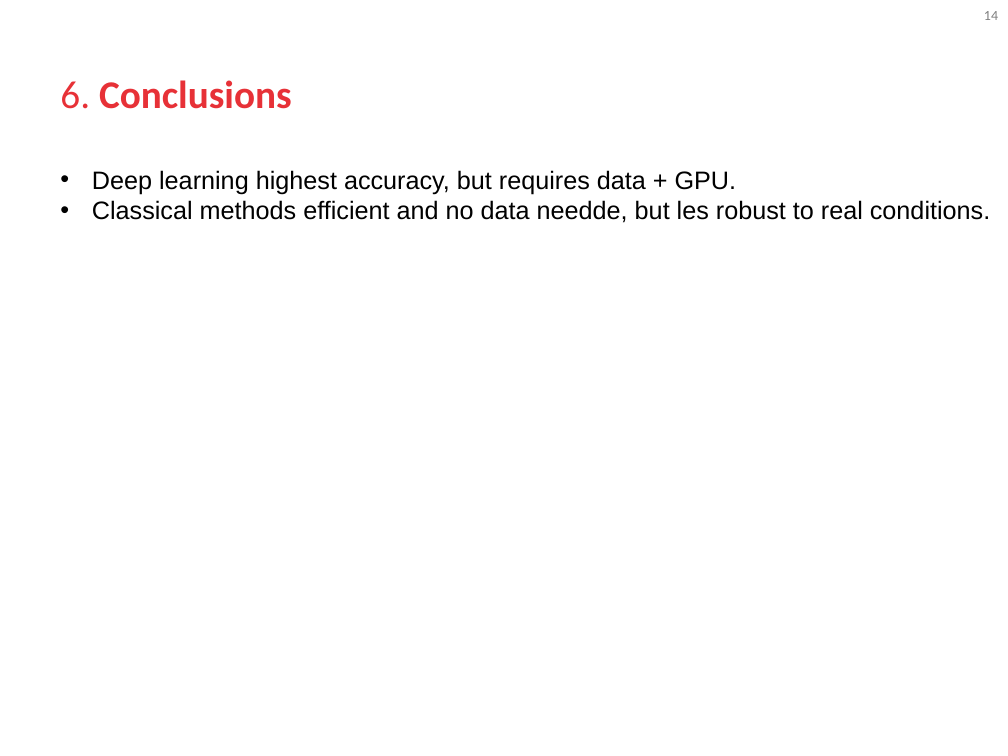
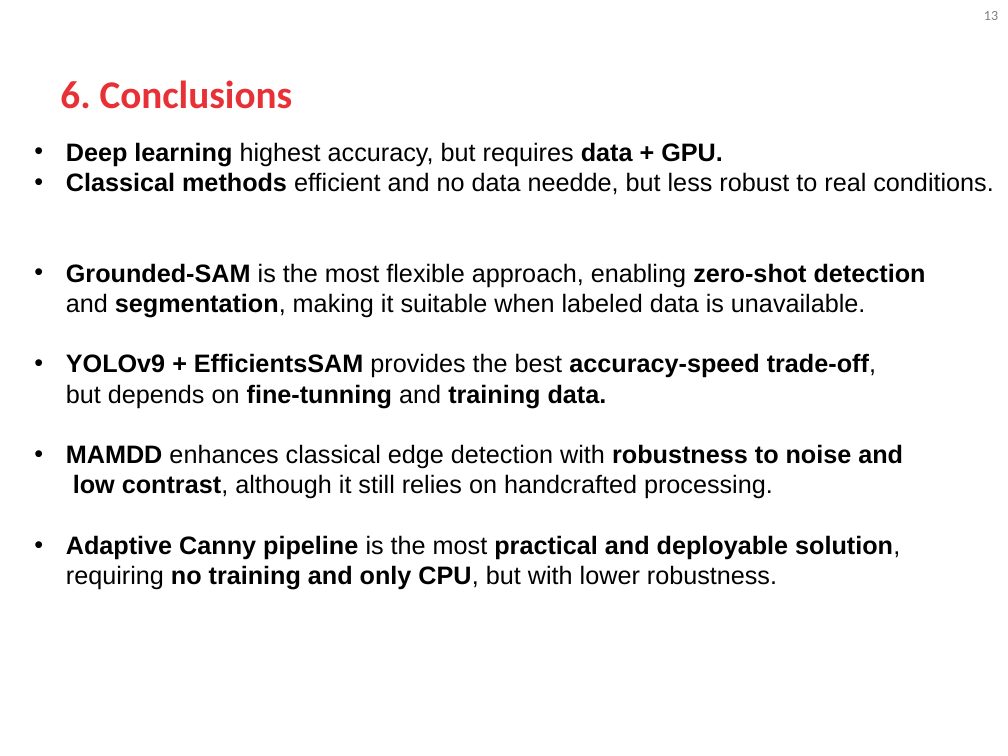
Before and after one commit to blooraayy/VA_RetoMichelin, a slide deck: slide 13 of docs/GIDIA_VA_Course_Project_Presentations.pptx (slide 14 before the commit). Drawn at 1008x756 pixels with LibreOffice and Linux fonts; fonts in the diff are those of the drawing; background and template pictures are left out. Boxes give left, top, right and bottom in pixels: in the first picture for what was removed or moved away, otherwise in the second. Text is boxed around its words. In the diff, an @@ line names an element or a change of style, - is before the commit and + after.

Commit message:
slides deep finished

```diff
--- a/docs/GIDIA_VA_Course_Project_Presentations.pptx
+++ b/docs/GIDIA_VA_Course_Project_Presentations.pptx
@@ page number at (984,11,998,20): text changed @@
-14
+13
@@ title "6. Conclusions" at (60,80,293,109): bold on in "6." @@
@@ text "Deep learning highest accuracy, but ...": place and size @@
-text "Deep learning highest accuracy, but ..." at (92,170,990,223)
+text "Deep learning highest accuracy, but ..." at (66,142,993,590)
@@ text at (66,142,723,166): bold on in "Deep learning data + GPU." @@
@@ text at (66,172,993,590): text changed @@
-• Classical methods efficient and no data needde, but les robust to real conditions.
+• Classical methods efficient and no data needde, but less robust to real conditions.
+• Grounded-SAM is the most flexible approach, enabling zero-shot detection
+  and segmentation, making it suitable when labeled data is unavailable.
+• YOLOv9 + EfficientsSAM provides the best accuracy-speed trade-off,
+  but depends on fine-tunning and training data.
+• MAMDD enhances classical edge detection with robustness to noise and
+  low contrast, although it still relies on handcrafted processing.
+• Adaptive Canny pipeline is the most practical and deployable solution,
+  requiring no training and only CPU, but with lower robustness.
```
Also in this commit, not shown: 4 other slides changed, 1 slide added, 2 slides removed, 1 other file.
